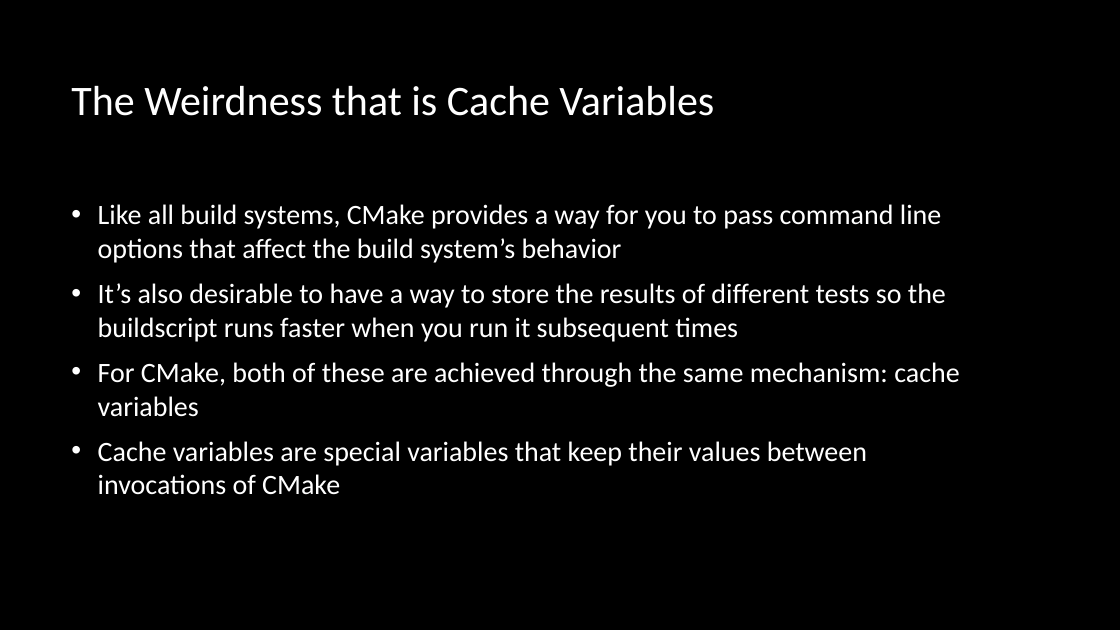
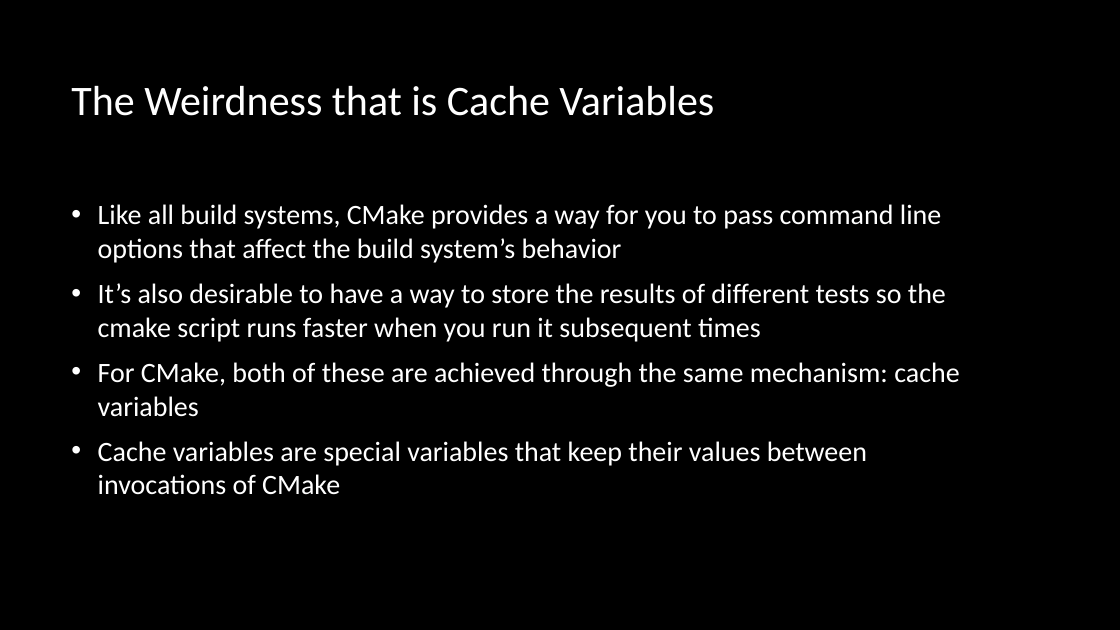
Before and after one commit to multiplemonomials/CMakeTraining, a slide deck: slide 24 of Session 2 - More Advanced CMake.pptx (slide 14 before the commit). Drawn at 1120x630 pixels with LibreOffice and Linux fonts; fonts in the diff are those of the drawing; background and template pictures are left out. Boxes give left, top, right and bottom in pixels: in the first picture for what was removed or moved away, otherwise in the second. Text is boxed around its words. In the diff, an @@ line names an element or a change of style, - is before the commit and + after.

```diff
--- a/Session 2 - More Advanced CMake.pptx
+++ b/Session 2 - More Advanced CMake.pptx
@@ text at [98, 283, 946, 342]: text changed @@
-• It’s also desirable to have a way to store the results of different tests so the buildscript runs faster when you run it subsequent times
+• It’s also desirable to have a way to store the results of different tests so the cmake script runs faster when you run it subsequent times
```
Also in this commit, not shown: 3 other slides changed, 24 slides added, 1 slide removed, 4 other files.
